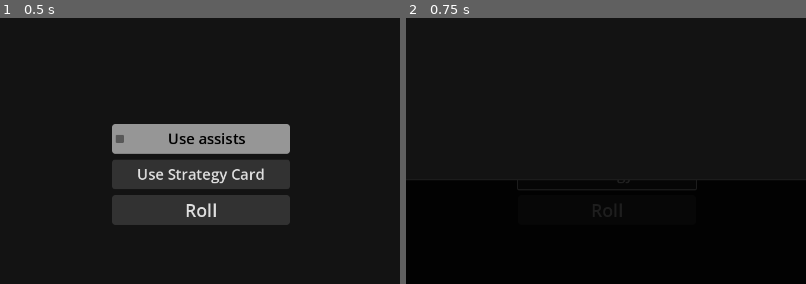
Above: before the commit, frames 1-2 (left to right).
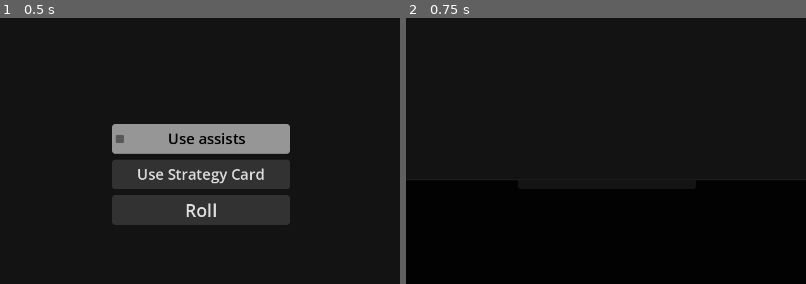
Above: after the commit, the same moments.

Repository: david8zhang/basketball-card-game
Game: Godot game, scene res://prefabs/MatchupContainer.tscn
Same seed, same stepped clock (60 frames per second), same inputs: the game is played once before the commit and once after it. This scene is started directly instead of the project's main scene.
Inputs:
- Up to frame 1 (0.5 s): no input
- Up to frame 2 (0.75 s): click "Use Strategy Card" at 0.5 s
The pictures show only the part of the screen within x 25-75%, y 50-100%; the shares and areas given below are measured in that part.

Frame 1 is identical in both runs. In frame 2, 0.1% of the frame differs, in the area x 27-73%, y 61-75%.
Error before the commit: Invalid access to property or key 'player_team' on a base object of type 'Nil'. (res://scripts/StrategyCardSelector.gd:30)
Error after the commit: Invalid access to property or key 'player_team' on a base object of type 'Nil'. (res://scripts/MatchupContainer.gd:61)

Commit message:
allow player to select defensive strategy card

Diff:
--- a/scripts/Game.gd
+++ b/scripts/Game.gd
@@ -135,7 +135,7 @@
 		matchup_container.enable_use_assists()
 		matchup_container.show()
 		matchup_container.init_cpu_roll()
-		matchup_container.cpu_use_strategy_card()
+		matchup_container.cpu_use_off_strategy_card()
 
 	var on_hold_finished = func():
 		var zoom_out_card = create_tween()
--- a/scripts/MatchupContainer.gd
+++ b/scripts/MatchupContainer.gd
@@ -56,6 +56,15 @@
   use_strategy_card_button.pressed.connect(show_strategy_card_selector)
   strat_roll_bonus_label.hide()
 
+  # Hide use strategy card button if player has no strategy cards available
+  if offense_side == Game.Side.PLAYER:
+    var player_team = game.player_team
+    var strat_deck = player_team.strategy_card_deck as StrategyCardDeck
+    if strat_deck.get_offense_strategy_cards().size() == 0:
+      use_strategy_card_button.hide()
+    else:
+      use_strategy_card_button.show()
+
 func set_player_card(card: BallPlayerCard):
   player_card = card_scene.instantiate() as BallPlayerCard
   player_card.ball_player_stats = card.ball_player_stats.duplicate()
@@ -78,29 +87,80 @@
 func set_offense_side(side: Game.Side):
   offense_side = side
 
-func cpu_use_strategy_card():
+func cpu_use_off_strategy_card():
   var cpu_team = game.cpu_team
   var cpu_strat_deck = cpu_team.strategy_card_deck as StrategyCardDeck
-  var cards_to_pick_from = cpu_strat_deck.get_offense_strategy_cards() if offense_side == Game.Side.CPU else cpu_strat_deck.get_defense_strategy_cards()
+  var cards_to_pick_from = cpu_strat_deck.get_offense_strategy_cards()
+  if cards_to_pick_from.size() > 0:
+    is_cpu_using_strategy_card = true
+    var rand_index = randi_range(0, cards_to_pick_from.size() - 1)
+    cpu_team.use_strategy_card(self, rand_index, cards_to_pick_from)
+  else:
+    var player_team = game.player_team
+    var player_strat_deck = player_team.strategy_card_deck as StrategyCardDeck
+    var player_def_cards = player_strat_deck.get_defense_strategy_cards()
+    if player_def_cards.size() > 0:
+      use_strategy_card_button.show()
+      roll_button.show() # provide option to NOT use strategy card also
+      roll_button.text = "CPU Roll"
+    else:
+      process_scoring_roll()
+
+func cpu_use_def_strategy_card():
+  var cpu_team = game.cpu_team
+  var cpu_strat_deck = cpu_team.strategy_card_deck as StrategyCardDeck
+  var cards_to_pick_from = cpu_strat_deck.get_defense_strategy_cards()
   var rand_index = randi_range(0, cards_to_pick_from.size() - 1)
   if cards_to_pick_from.size() > 0:
     is_cpu_using_strategy_card = true
     cpu_team.use_strategy_card(self, rand_index, cards_to_pick_from)
   else:
+    # If no CPU defensive strategy cards, just move on to process player roll
     process_scoring_roll()
+
+func on_process_player_def_strategy_complete():
+  roll_button.text = "CPU Roll"
+  roll_button.show()
+
+func on_process_player_off_strategy_complete():
+  roll_button.text = "Roll"
+  roll_button.show()
+
+func on_process_cpu_def_strategy_complete():
+  roll_button.text = "Roll"
+  roll_button.show()
+
+func on_process_cpu_off_strategy_complete():
+  var player_team = game.player_team
+  var player_strat_deck = player_team.strategy_card_deck as StrategyCardDeck
+  var player_def_cards = player_strat_deck.get_defense_strategy_cards()
+  if player_def_cards.size() > 0 and !did_opp_use_def_strategy_card:
+    use_strategy_card_button.show()
+  roll_button.text = "CPU Roll"
+  roll_button.show()
 
 func on_process_strategy_complete():
   if is_cpu_using_strategy_card:
     is_cpu_using_strategy_card = false
-    # If CPU is on offense, process CPU's scoring roll
+    # If CPU is on offense
     if offense_side == Game.Side.CPU:
-      process_scoring_roll()
+      var player_team = game.player_team
+      var player_strat_deck = player_team.strategy_card_deck as StrategyCardDeck
+      var player_def_cards = player_strat_deck.get_defense_strategy_cards()
+      if player_def_cards.size() > 0 and !did_opp_use_def_strategy_card:
+        use_strategy_card_button.show()
+        roll_button.show()
+        roll_button.text = "CPU Roll"
+      else:
+        process_scoring_roll()
     # Otherwise, flag that the CPU has used a defensive strategy card
     else:
-      did_opp_use_def_strategy_card = true
       roll_button.show()
+  else:
+    roll_button.show()
 
 func process_scoring_roll():
+  roll_button.hide()
   calc_steps = [
     {
       "fname": "generate_roll_value",
@@ -163,10 +223,8 @@
 
 func on_start_turn():
   roll_button.hide()
-  var cpu_team = game.cpu_team
-  var def_strat_cards = cpu_team.strategy_card_deck.get_defense_strategy_cards()
-  if def_strat_cards.size() > 0 and !did_opp_use_def_strategy_card:
-    cpu_use_strategy_card()
+  if !did_opp_use_def_strategy_card:
+    cpu_use_def_strategy_card()
   else:
     process_scoring_roll()
 
@@ -533,10 +591,13 @@
   return cpu_card if offense_side == Game.Side.PLAYER else player_card
 
 func show_strategy_card_selector():
+  use_strategy_card_button.hide()
+  roll_button.hide()
   var on_clear_fn = func clear_strategy_card_selector():
     did_use_strategy_card = true
     strategy_card_selector.queue_free()
     use_strategy_card_button.hide()
+    roll_button.show()
   strategy_card_selector = strategy_card_selector_scene.instantiate() as StrategyCardSelector
   strategy_card_selector.off_player = get_off_player_card()
   strategy_card_selector.def_player = get_def_player_card()
@@ -547,26 +608,40 @@
   if team.strategy_card_deck != null:
     strategy_card_selector.on_strategy_card_selected.connect(team.strategy_card_deck.on_strategy_card_selected)
 
+func get_on_process_strategy_complete_callable(strategy_type: StrategyCardConfig.StrategyCardType):
+  if strategy_type == StrategyCardConfig.StrategyCardType.DEFENSE:
+    if offense_side == Game.Side.PLAYER:
+      return "on_process_cpu_def_strategy_complete"
+    else:
+      return "on_process_player_def_strategy_complete"
+  elif strategy_type == StrategyCardConfig.StrategyCardType.OFFENSE:
+    if offense_side == Game.Side.PLAYER:
+      return "on_process_player_off_strategy_complete"
+    else:
+      return "on_process_cpu_off_strategy_complete"
+
 func apply_bonuses_if_applicable(bonuses, strategy_type: StrategyCardConfig.StrategyCardType):
   var off_player = get_off_player_card()
   var def_player = get_def_player_card()
-  var callable = Callable(self, "on_process_strategy_complete")
+  var on_complete_callable = Callable(self, get_on_process_strategy_complete_callable(strategy_type))
+  if strategy_type == StrategyCardConfig.StrategyCardType.DEFENSE:
+    did_opp_use_def_strategy_card = true
   if bonuses.is_empty():
-    on_process_strategy_complete()
+    on_complete_callable.call()
   else:
     for node in bonuses:
       match (node.bonus_type):
         StrategyCardBonusNode.BonusType.STAT:
           var stat_bonus = node as StatBonus
           var player_to_apply_bonus_to = def_player if strategy_type == StrategyCardConfig.StrategyCardType.DEFENSE else off_player
-          stat_bonus_animator.on_complete.connect(callable)
+          stat_bonus_animator.on_complete.connect(on_complete_callable)
           stat_bonus_animator.apply_bonus_to_player(stat_bonus.off_bonus_amount, stat_bonus.def_bonus_amount, player_to_apply_bonus_to)
         StrategyCardBonusNode.BonusType.MARKER:
           var marker_bonus = node as MarkerBonus
-          stat_bonus_animator.on_complete.connect(callable)
+          stat_bonus_animator.on_complete.connect(on_complete_callable)
           marker_bonus_animator.apply_bonus_to_player(off_player, def_player, marker_bonus)
         StrategyCardBonusNode.BonusType.NOOP:
-          on_process_strategy_complete()
+          on_complete_callable.call()
 
 func init_cpu_roll():
   roll_button.hide()
--- a/scripts/StratCardPreview.gd
+++ b/scripts/StratCardPreview.gd
@@ -16,7 +16,7 @@
 
 	var on_slide_in_complete = func slide_in_complete():
 		var fade_tween = create_tween()
-		fade_tween.tween_property(strategy_card, "modulate:a", 0, 0.5).set_delay(1.5)
+		fade_tween.tween_property(strategy_card, "modulate:a", 0, 0.5).set_delay(1.0)
 		fade_tween.finished.connect(callable)
 
 	var slide_in = create_tween()
